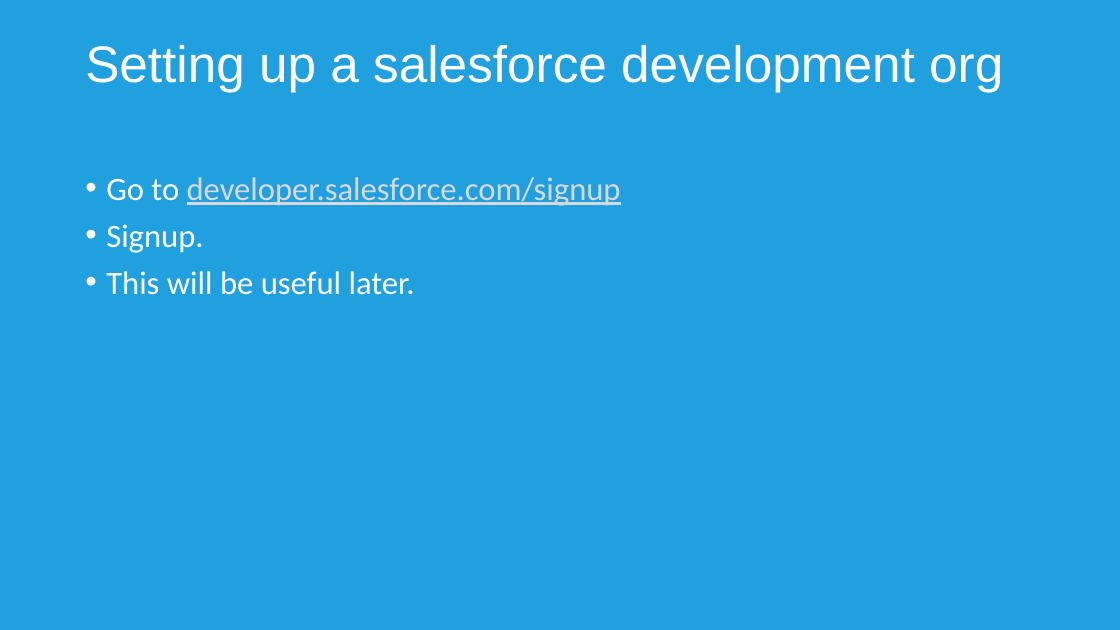
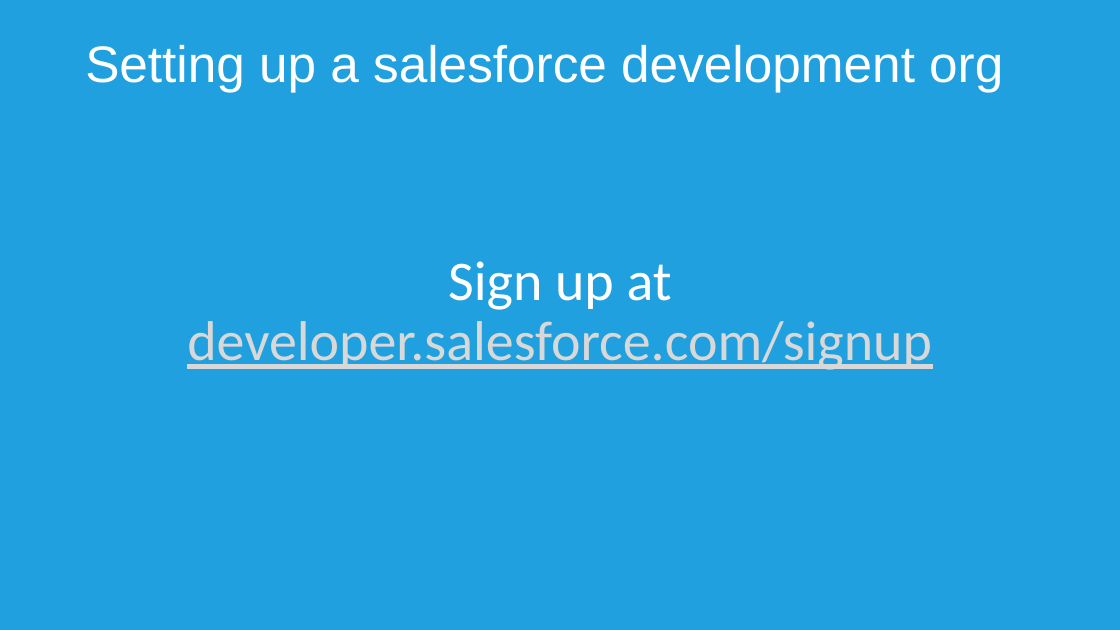
Before and after one commit to UTC-Reading-Salesforce-Student-Group/Salesforce-Introduction-Session, a slide deck: slide 3 of Documents/Salesforce Intro.pptx. Drawn at 1120x630 pixels with LibreOffice and Linux fonts; fonts in the diff are those of the drawing; background and template pictures are left out. Boxes give left, top, right and bottom in pixels: in the first picture for what was removed or moved away, otherwise in the second. Text is boxed around its words. In the diff, an @@ line names an element or a change of style, - is before the commit and + after.

```diff
--- a/Documents/Salesforce Intro.pptx
+++ b/Documents/Salesforce Intro.pptx
@@ text "Sign up at developer.salesforce.com/signup" at [187,261,932,370]: vertical alignment top to middle @@
@@ text at [187,261,932,370]: text changed; size 28 to 48 pt; text colour #FFFFFF to #D8D8D8 @@
-• Go to developer.salesforce.com/signup
-• Signup.
-• This will be useful later.
+Sign up at developer.salesforce.com/signup
```
Also in this commit, not shown: 6 other slides changed, 2 slides added, 1 slide removed.
